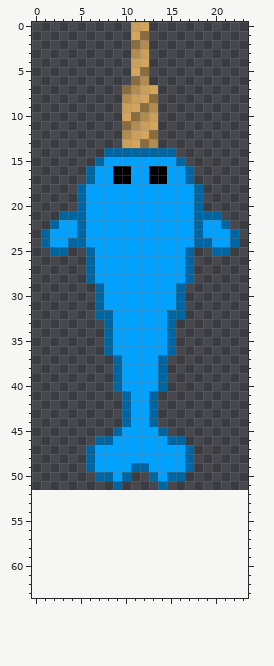
Pixel-art sprite -- Assets/Sprites/Narwhal.png. Above: the version before the commit.
The file is 24x52 pixels. The old version is drawn lined up with the new one, on the new canvas.
Now the later version:
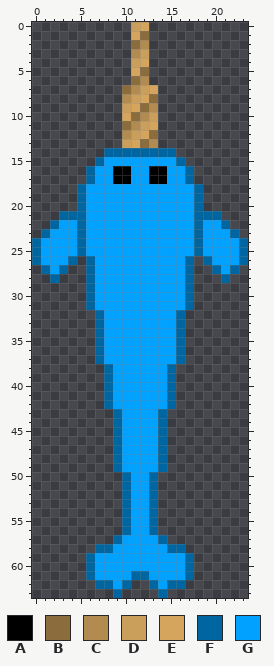
Palette (. is transparent): A #000000  B #8b6c3c  C #b28b50  D #ca9f5c  E #d5a55d  F #0066a2  G #00a1ff
Edits made:
canvas 24x52 -> 24x64
Changed rows in their new state; - is an unchanged pixel.
first column x 0:
24 FG--G--------------G--GF
25 FGGGGFG----------GFGGGGF
26 FGGGF--------------FGGGF
27 -FGF----------------FGF-
28 --F------------------F--
29 ------FG--------GF------
30 ------FG--------GF------
31 ------FG--------GF------
32 --------G------G--------
33 -------FG------GF-------
34 -------FG------GF-------
35 -------FG------GF-------
36 -------FG------GF-------
37 -------FGG----GGF-------
38 --------FG----GF--------
39 --------FG----GF--------
40 --------FG----GF--------
41 --------FGG--GGF--------
42 --------FGG--GGF--------
43 ---------FG--GF---------
44 ---------FG--GF---------
46 -------..F----F..-------
47 ------...F----F...------
48 ------...F----F...------
49 ------...F-GG-F...------
50 -------...-GG-...-------
51 ---------.FGGF.---------
52 ----------FGGF----------
53 ----------FGGF----------
54 ----------FGGF----------
55 ----------FGGF----------
56 ----------FGGF----------
57 ---------FGGGGF---------
58 -------FFGGGGGGFF-------
59 ------FGGGGGGGGGGF------
60 ------FGGGGGGGGGGF------
61 ------FGGGGFFGGGGF------
62 -------FFGF--FGFF-------
63 ---------F----F---------
Pixel boxes of the changes (left, top, right, bottom) in both pictures:
changed: (32, 238, 248, 598)
